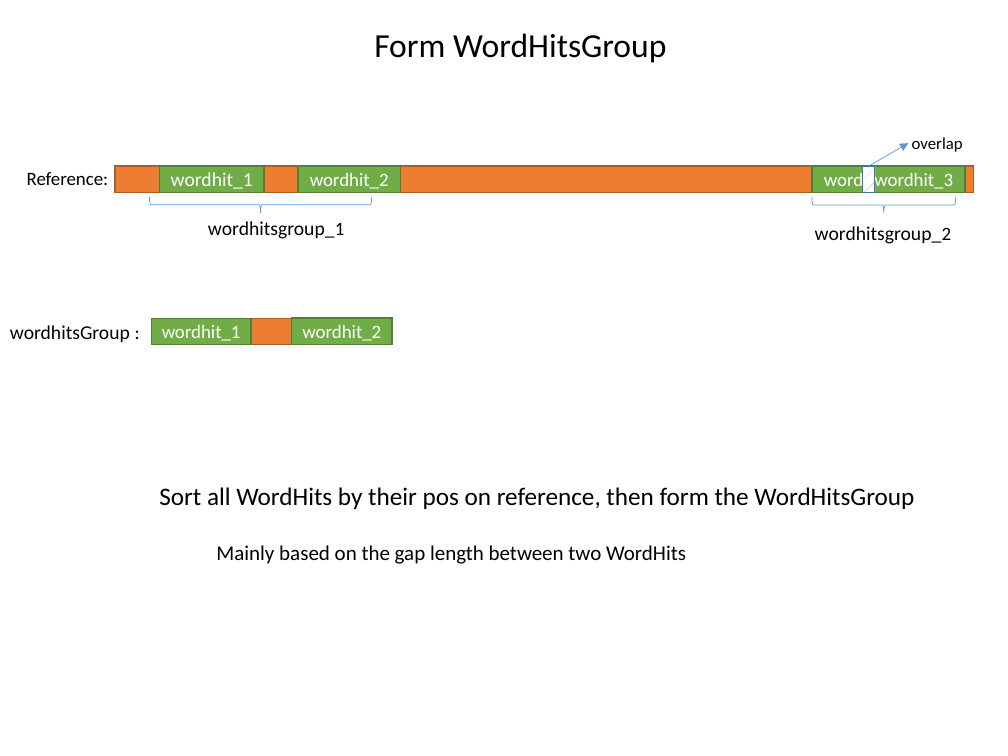
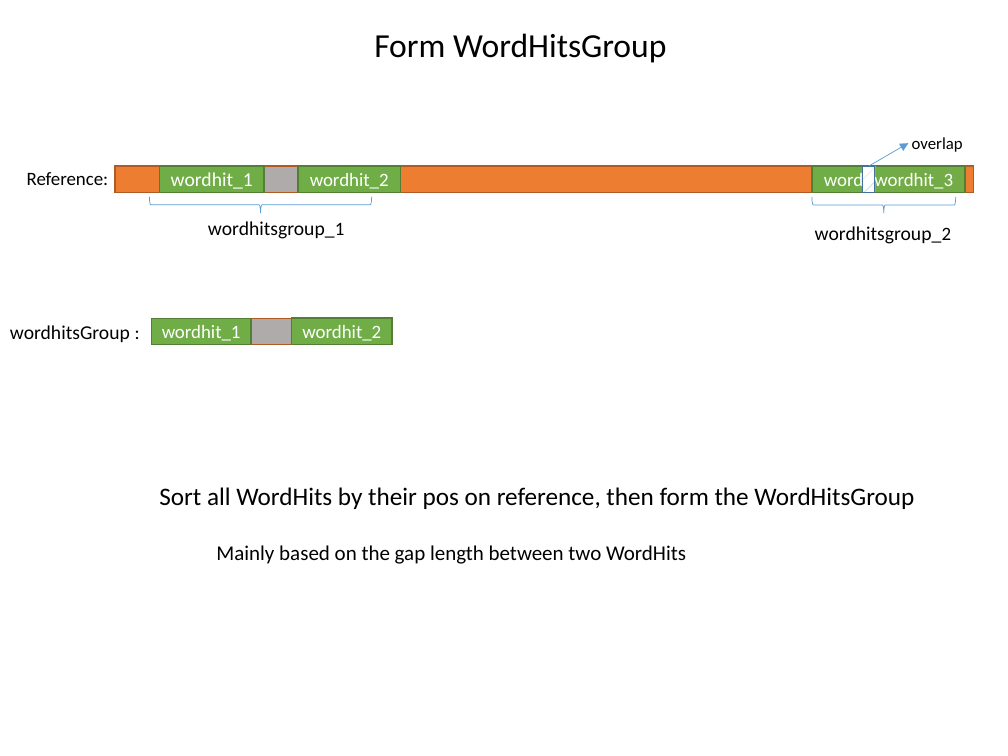
Before and after one commit to ganyfml/olegosa2, a slide deck: slide 4 of doc/Olego_SA.pptx. Drawn at 1008x756 pixels with LibreOffice and Linux fonts; fonts in the diff are those of the drawing. Boxes give left, top, right and bottom in pixels: in the first picture for what was removed or moved away, otherwise in the second. Text is boxed around its words. In the diff, an @@ line names an element or a change of style, - is before the commit and + after.

```diff
--- a/doc/Olego_SA.pptx
+++ b/doc/Olego_SA.pptx
@@ rectangle added at bbox=[159, 166, 400, 193], fill #AFABAB, outline #AF5C24 1 pt @@
@@ rectangle: place and size @@
-rectangle at bbox=[156, 319, 371, 345]
+rectangle at bbox=[151, 319, 392, 345]
@@ rectangle at bbox=[151, 319, 392, 345]: fill #ED7D31 to #AFABAB @@
```
Also in this commit, not shown: 6 other slides changed.
